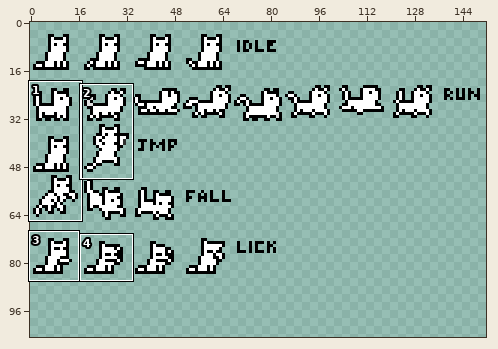
One commit to this sprite sheet: assets/cat.png. Above: a wide view before the commit, with the close-up outlined.
Close-up. Old version:
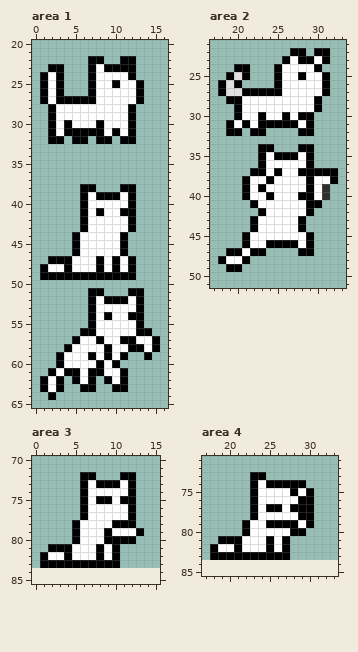
The file is 152x84 pixels. Shown: area 1: x 0..16, y 20..65; area 2: x 17..33, y 21..51; area 3: x 0..15, y 70..85; area 4: x 17..33, y 71..85. The old version is drawn lined up with the new one, on the new canvas. The wide view leaves out empty margins. The commit also changed other parts of the picture, which this record leaves out.
Now the later version:
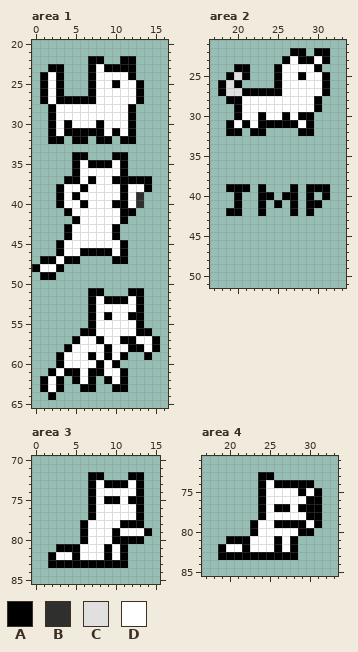
Palette (. is transparent): A #000000  B #2f2f2e  C #e0e0e0  D #ffffff
Change:
canvas 152x84 -> 152x118
Area 1:
y 34: x 5..6 .. -> AA; x 10..11 .. -> AA
y 35: x 5..11 ....... -> ADAAADA
y 36: x 5..11 ....... -> ADDDDDA
y 37: x 4..14 ........... -> AADADDAAAAA
y 38: x 3..5 ... -> ADD; x 7..10 A... -> DDDD; x 12..14 A.. -> DDA
y 39: x 3..6 ...A -> ADAD; x 8..13 AAADA. -> DDDADB
y 40: x 3..5 ... -> ADD; x 10..13 DDA. -> AADB
y 41: x 4..6 ..A -> ADD; x 8 A -> D
y 42: x 5..6 .A -> AD; x 11..12 DA -> A.
y 43: x 4..6 ..A -> ADD; x 10..12 DDA -> A..
y 44: x 4..5 .A -> AD; x 10..11 DA -> A.
y 45: x 3..5 ..A -> ADD
y 46: x 3..9 ..ADDDD -> ADDAAAA
y 47: x 1 . -> A; x 3 A -> D; x 5..9 DDDAD -> A....; x 11..12 DA -> A.
y 48: x 0..1 .A -> AD; x 3..12 DADDDADADA -> A.........
y 49: x 3..12 AAAAAAAAAA -> ..........
Area 2:
y 34: x 23..24 AA -> ..; x 28..29 AA -> ..
y 35: x 23..29 ADAAADA -> .......
y 36: x 23..29 ADDDDDA -> .......
y 37: x 22..32 AADADDAAAAA -> ...........
y 38: x 21..32 ADDADDDDADDA -> ............
y 39: x 19..20 .. -> AA; x 22 D -> .; x 24..28 DDDDD -> ...A.; x 30..31 DB -> AA
y 40: x 20..23 .ADD -> A..A; x 25..28 DDDA -> .AA.; x 30..31 DB -> .A
y 41: x 20 . -> A; x 22..28 ADDDDDD -> .A.A.A.
y 42: x 19..20 .. -> AA; x 24..28 DDDDD -> ...A.
y 43..44: x 22..28 ADDDDDA -> .......
y 45: x 21..29 ADDDDDDDA -> .........
y 46: x 21..29 ADDAAAADA -> .........
y 47: x 19..23 AADAA -> .....; x 28..29 AA -> ..
y 48: x 18..21 ADDA -> ....
y 49: x 19..20 AA -> ..
Area 3:
y 72: x 6 A -> .; x 8 . -> A; x 11 A -> .; x 13 . -> A
y 73: x 6..8 ADA -> .AD; x 11..13 DA. -> ADA
y 74: x 6..7 AD -> .A; x 12..13 A. -> DA
y 75: x 6..8 ADA -> .AD; x 10..11 DA -> AD; x 13 . -> A
y 76..77: x 6..7 AD -> .A; x 12..13 A. -> DA
y 78: x 5..6 AD -> .A; x 10 A -> D; x 13 . -> A
y 79: x 5..6 AD -> .A; x 9..10 AD -> DA; x 13..14 A. -> DA
y 80: x 5..6 AD -> .A; x 9 A -> D; x 13 . -> A
y 81: x 2 A -> .; x 5 D -> A; x 8..11 ADA. -> DADA
y 82: x 1..2 AD -> .A; x 4..5 AD -> DA; x 8..11 ADA. -> DADA
y 83: x 1 A -> .; x 11 . -> A
Area 4:
y 73: x 23 A -> .; x 25 . -> A
y 74: x 23..25 ADA -> .AD; x 30 . -> A
y 75: x 23..24 AD -> .A; x 28..31 ADA. -> DADA
y 76: x 23..24 AD -> .A; x 29 A -> D; x 31 . -> A
y 77: x 23..25 ADA -> .AD; x 27..28 DA -> AD; x 31 . -> A
y 78: x 23..24 AD -> .A; x 29 A -> D; x 31 . -> A
y 79: x 22..23 AD -> .A; x 25 A -> D; x 29..31 DA. -> ADA
y 80: x 22..23 AD -> .A; x 28 A -> D; x 30 . -> A
y 81: x 19 A -> .; x 22 D -> A; x 25..28 ADA. -> DADA
y 82: x 18..19 AD -> .A; x 21..22 AD -> DA; x 25..28 ADA. -> DADA
y 83: x 18 A -> .; x 28 . -> A
Where, in picture pixels (left, top, right, bottom), the same in both close-ups:
changed: (32, 152, 152, 280)
changed: (218, 144, 338, 272)
changed: (40, 472, 152, 568)
changed: (210, 472, 322, 560)
